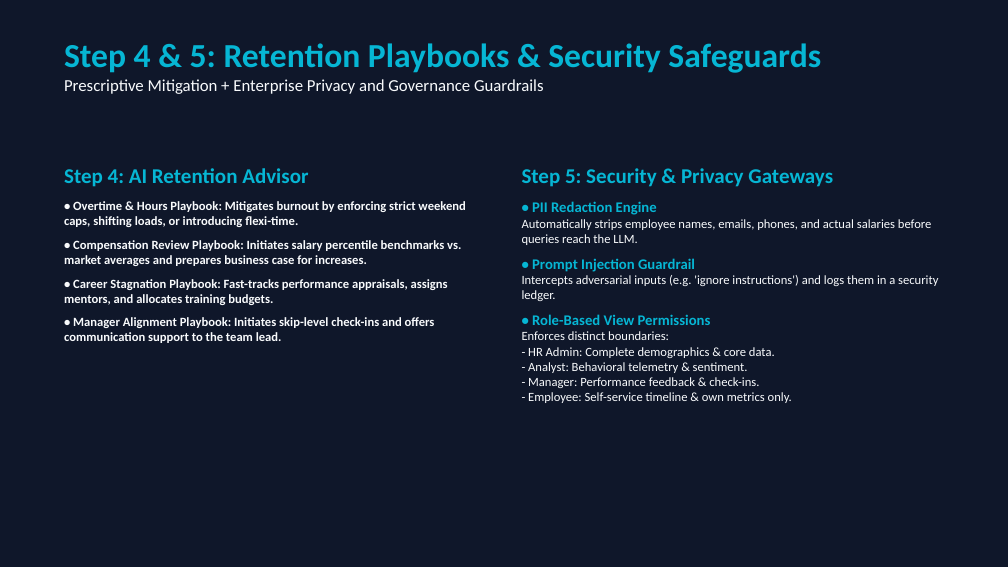
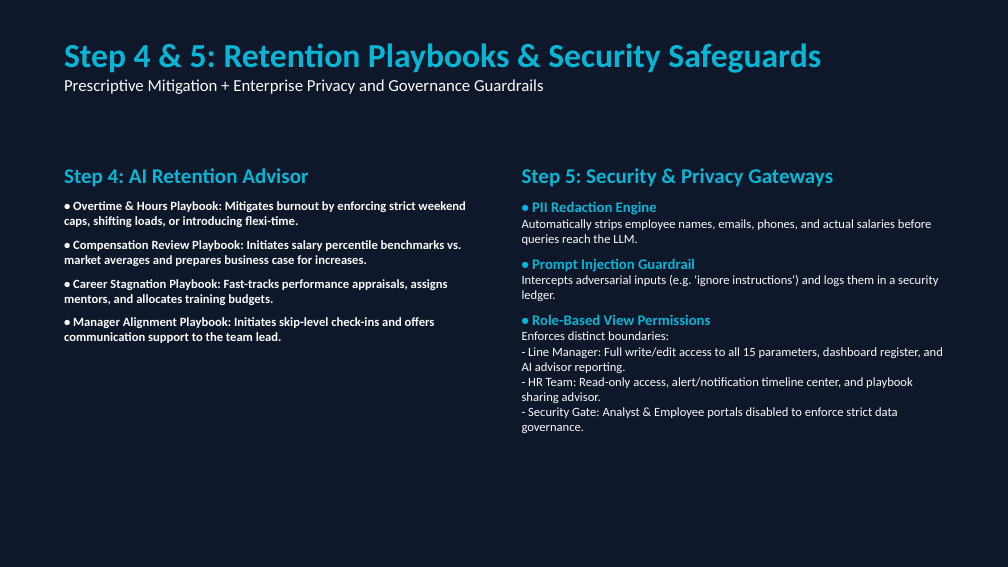
Before and after one commit to bhardwajtanvi/AttriSenseAI, a slide deck: slide 8 of AttriSense AI — Predictive Attrition Intelligence Platform_3.pptx. Drawn at 1008x567 pixels with LibreOffice and Linux fonts; fonts in the diff are those of the drawing. Boxes give left, top, right and bottom in pixels: in the first picture for what was removed or moved away, otherwise in the second. Text is boxed around its words. In the diff, an @@ line names an element or a change of style, - is before the commit and + after.

Commit message:
docs: update Slide 8 role permissions to align with restructuring

```diff
--- a/AttriSense AI — Predictive Attrition Intelligence Platform_3.pptx
+++ b/AttriSense AI — Predictive Attrition Intelligence Platform_3.pptx
@@ text at (522, 331, 943, 433): text changed @@
-Enforces distinct boundaries:
-- HR Admin: Complete demographics & core data.
-- Analyst: Behavioral telemetry & sentiment.
-- Manager: Performance feedback & check-ins.
-- Employee: Self-service timeline & own metrics only.
+Enforces distinct boundaries:
+- Line Manager: Full write/edit access to all 15 parameters, dashboard register, and AI advisor reporting.
+- HR Team: Read-only access, alert/notification timeline center, and playbook sharing advisor.
+- Security Gate: Analyst & Employee portals disabled to enforce strict data governance.
```
